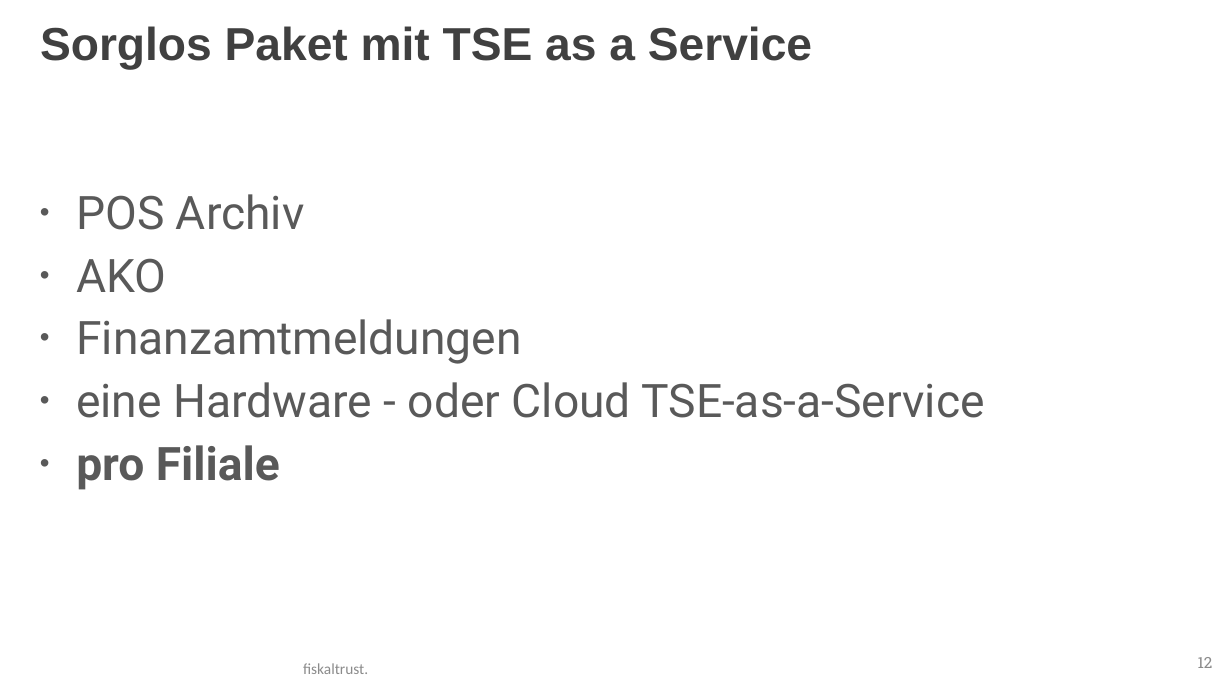
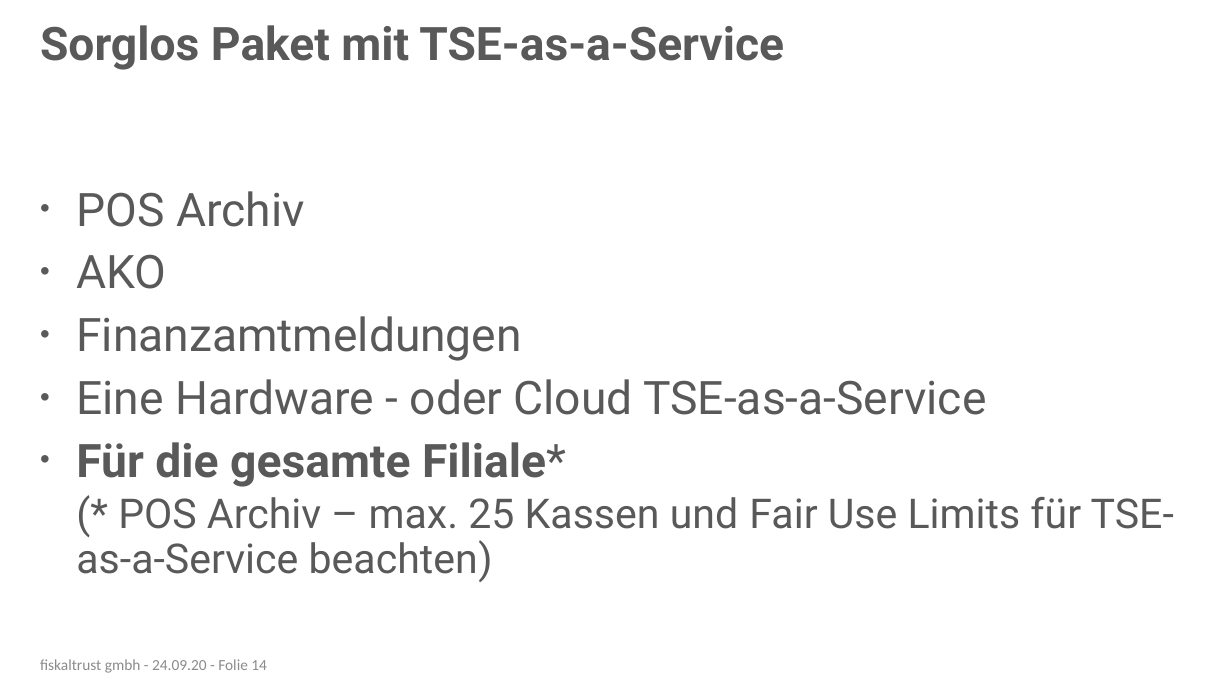
Before and after one commit to fiskaltrust/productdescription-de-doc, a slide deck: slide 14 of for-posdealers/presentation/sales/media/posdealer-sales-rollout.pptx (slide 12 before the commit). Drawn at 1232x693 pixels with LibreOffice and Linux fonts; fonts in the diff are those of the drawing; background and template pictures are left out. Boxes give left, top, right and bottom in pixels: in the first picture for what was removed or moved away, otherwise in the second. Text is boxed around its words. In the diff, an @@ line names an element or a change of style, - is before the commit and + after.

```diff
--- a/for-posdealers/presentation/sales/media/posdealer-sales-rollout.pptx
+++ b/for-posdealers/presentation/sales/media/posdealer-sales-rollout.pptx
@@ title at <box>40,25,784,70</box>: text changed; font Arial to Roboto; text colour #404040 to #595959 @@
-Sorglos Paket mit TSE as a Service
+Sorglos Paket mit TSE-as-a-Service
@@ text at <box>76,379,1174,582</box>: text changed; size 36 to 32 pt @@
-• eine Hardware - oder Cloud TSE-as-a-Service
-• pro Filiale
+• Eine Hardware - oder Cloud TSE-as-a-Service
+• Für die gesamte Filiale*
+  (* POS Archiv – max. 25 Kassen und Fair Use Limits für TSE-as-a-Service beachten)
@@ text added at <box>40,659,267,673</box>, 12 pt, text #8C8C8C @@
+fiskaltrust gmbh - 24.09.20 - Folie 14
@@ page number removed at <box>1198,657,1213,668</box> @@
-12
@@ text removed at <box>303,663,368,674</box> @@
-fiskaltrust.
```
Also in this commit, not shown: 13 other slides changed, 6 slides added, 2 slides removed, 13 other files.
